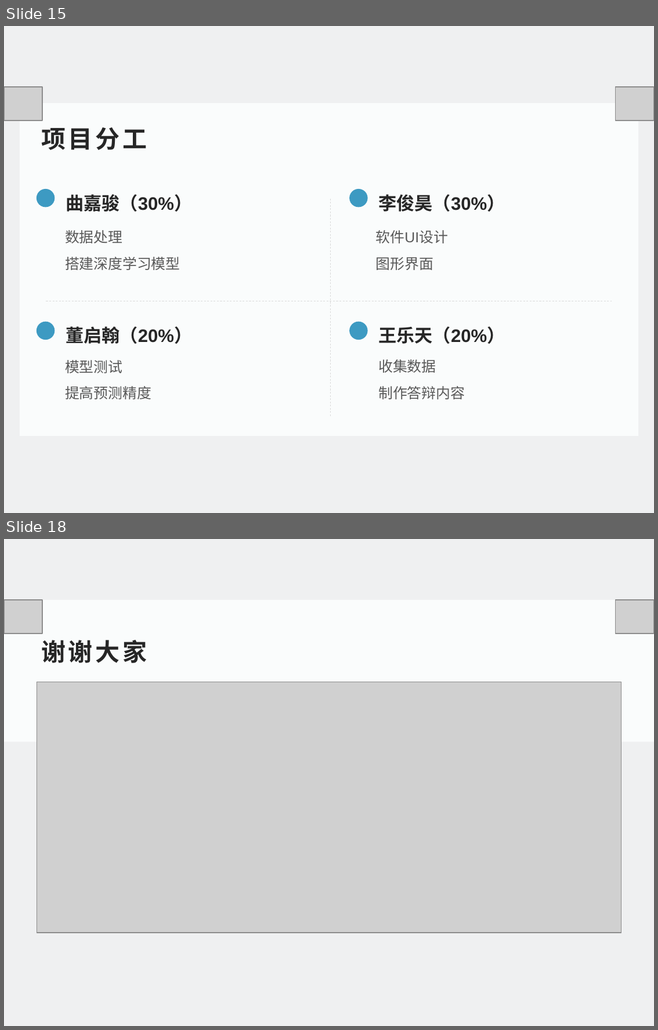
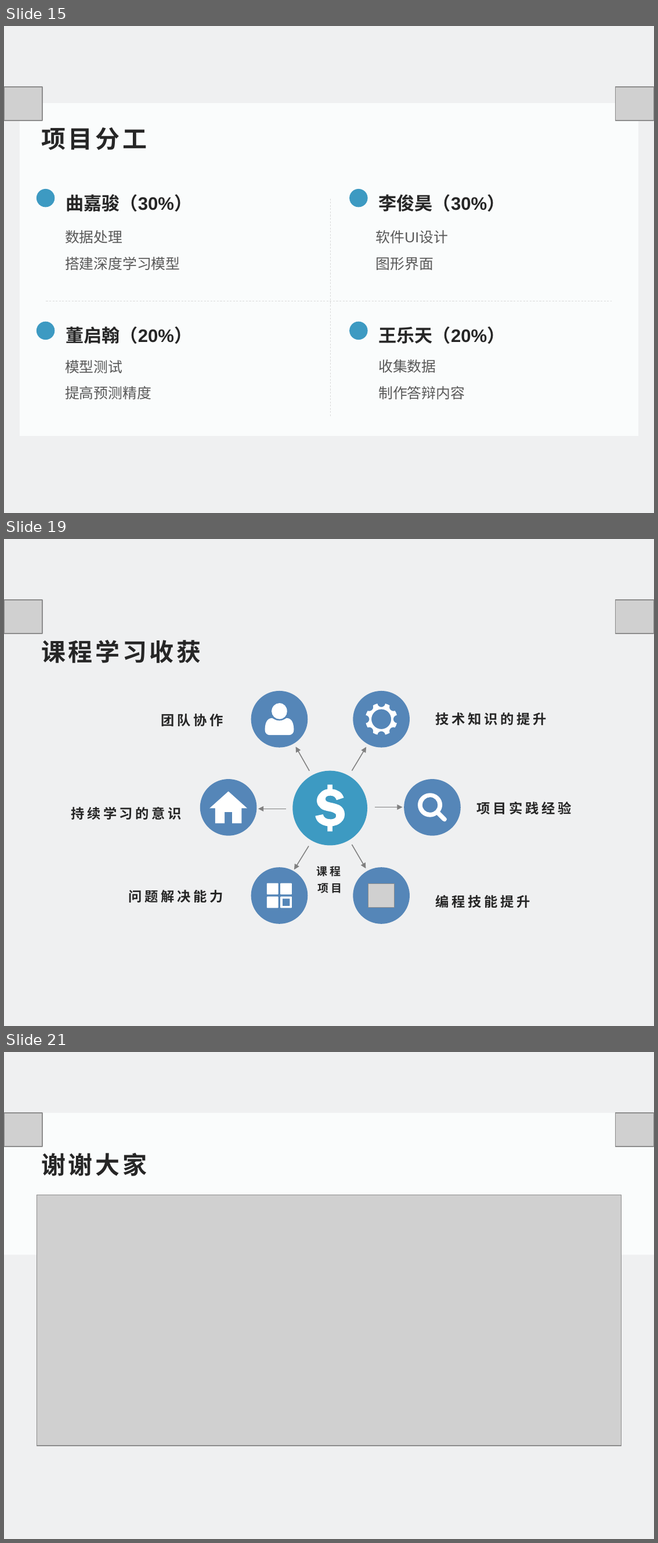
Before and after one commit to FlyBehindRussQ/Presentation, a slide deck: 结题.pptx. Shown one above the other, each under a label of ours: slides 15 and 18 before the commit, slides 15, 19 and 21 after it; the slides between them are not shown. The pictures are 658x1030 and 658x1543 pixels, drawn with LibreOffice and Linux fonts; fonts in the diff are those of the drawing; grey boxes stand for pictures. Boxes give left, top, right and bottom in pixels: in the first picture for what was removed or moved away, otherwise in the second. Text is boxed around its words. In the diff, an @@ line names an element or a change of style, - is before the commit and + after.

```diff
--- a/结题.pptx
+++ b/结题.pptx
@@ slide 19 added at box(4, 539, 654, 1026), background #EFF0F1 @@
@@ picture added at box(4, 600, 42, 634) @@
@@ picture added at box(615, 600, 654, 634) @@
@@ text added at box(41, 640, 201, 663), 27 pt, text #262626, bold @@
+课程学习收获
@@ ellipse added at box(251, 691, 307, 748), fill #5586B8 @@
@@ ellipse added at box(353, 691, 409, 748), fill #5586B8 @@
@@ freeform shape added at box(264, 703, 293, 735), fill #FFFFFF @@
@@ freeform shape added at box(366, 704, 397, 735), fill #FFFFFF @@
@@ text added at box(436, 712, 546, 725), 15 pt, text #262626, bold @@
+技术知识的提升
@@ text added at box(161, 714, 223, 726), 15 pt, text #262626, bold @@
+团队协作
@@ freeform shape added at box(292, 742, 314, 772), outline #808080 1 pt @@
@@ freeform shape added at box(346, 742, 369, 772), outline #808080 1 pt @@
@@ ellipse added at box(200, 779, 257, 836), fill #5586B8 @@
@@ ellipse added at box(292, 771, 367, 846), fill #3D9AC2 @@
@@ ellipse added at box(404, 779, 460, 836), fill #5586B8 @@
@@ freeform shape added at box(209, 792, 247, 824), fill #FFFFFF @@
@@ freeform shape added at box(315, 784, 344, 831), fill #FFFFFF @@
@@ freeform shape added at box(418, 793, 447, 821), fill #FFFFFF @@
@@ text added at box(71, 807, 181, 820), 15 pt, text #262626, bold @@
+持续学习的意识
@@ freeform shape added at box(256, 806, 286, 815), outline #808080 1 pt @@
@@ freeform shape added at box(374, 801, 404, 809), outline #808080 1 pt @@
@@ text added at box(477, 802, 571, 815), 15 pt, text #262626, bold @@
+项目实践经验
@@ freeform shape added at box(291, 845, 314, 875), outline #808080 1 pt @@
@@ freeform shape added at box(350, 841, 372, 871), outline #808080 1 pt @@
@@ ellipse added at box(251, 868, 307, 924), fill #5586B8 @@
@@ text added at box(316, 866, 342, 893), 12.2 pt, text #262626, bold @@
+课程项目
@@ ellipse added at box(353, 868, 409, 924), fill #5586B8 @@
@@ freeform shape added at box(266, 884, 291, 908), fill #FFFFFF @@
@@ picture added at box(368, 884, 394, 908) @@
@@ text added at box(129, 890, 223, 903), 15 pt, text #262626, bold @@
+问题解决能力
@@ text added at box(436, 895, 530, 908), 15 pt, text #262626, bold @@
+编程技能提升
@@ what was slide 18 is now slide 21 @@
```
Also in this commit, not shown: 2 slides changed, 2 other slides added.
